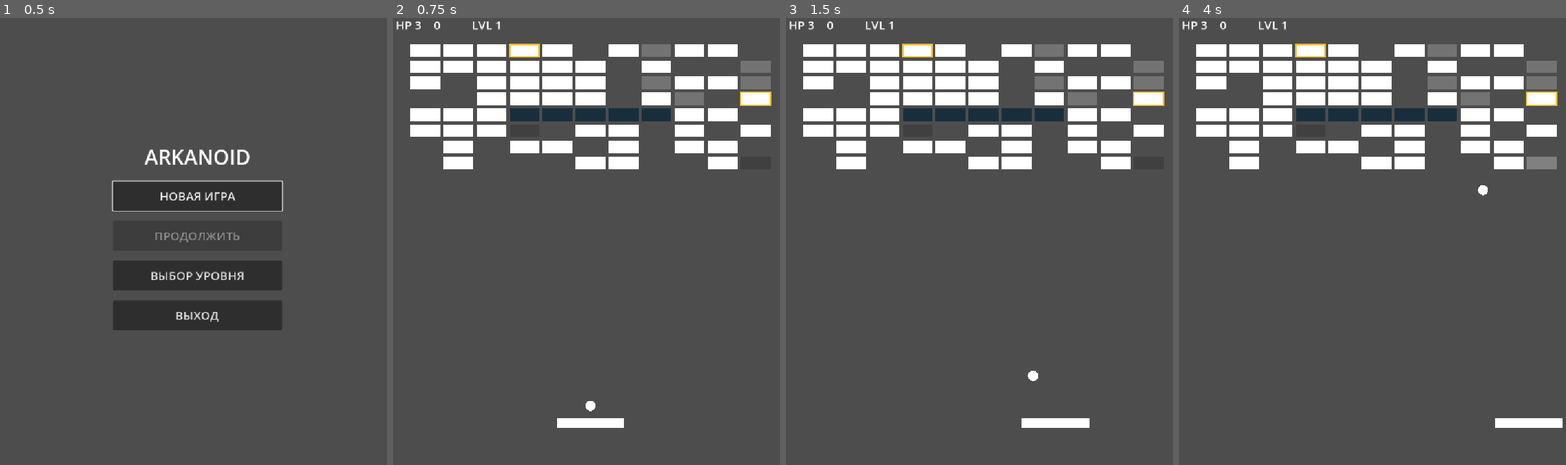
Above: before the commit, frames 1-4 (left to right).
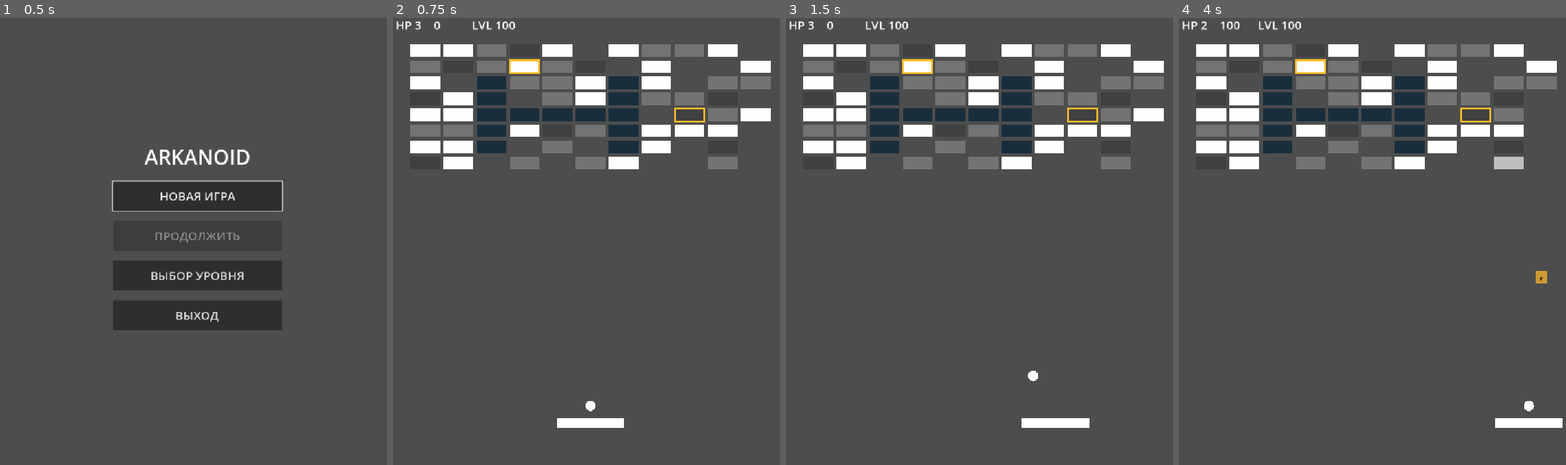
Above: after the commit, the same moments.

Repository: Ardarik421/arkanoid
Game: Godot game, scene res://scenes/main_menu.tscn
Same seed, same stepped clock (60 frames per second), same inputs: the game is played once before the commit and once after it.
Inputs (mouse positions are in pixels of both pictures, inside the frame that each line leads up to):
- Up to frame 1 (0.5 s): no input
- Up to frame 2 (0.75 s): click "НОВАЯ ИГРА" at 0.5 s
- Up to frame 3 (1.5 s): tap Enter at 1.25 s; move the mouse to (1072, 214) at 1.27 s; hold D (move_right) from 1.28 s (still down); tap Space (launch_ball) at 1.35 s
- Up to frame 4 (4 s): move the mouse to (1295, 259) at 2.02 s; release D (move_right) at 2.03 s; hold A (move_left) 2.03-2.78 s; tap Space (launch_ball) at 2.1, 2.85, 3.6 s; move the mouse to (1418, 134) at 2.77 s; hold D (move_right) from 2.78 s (still down); move the mouse to (1357, 326) at 3.52 s

Frame 1 is identical in both runs. In frame 2, 11% of the frame differs, in the area x 4-98%, y 0-34%; in frame 3, 11%; in frame 4, 11%, in the area x 4-98%, y 0-88%.

Commit message:
Поправили кривую сложности

Diff:
--- a/scenes/main.gd
+++ b/scenes/main.gd
@@ -895,48 +895,52 @@
 # =========================
 
 func get_three_hit_chance() -> float:
-	var difficulty = get_level_difficulty()
-	var chance: float = 0.03
-
-	match difficulty:
-		LevelDifficulty.BEGINNER:
-			chance = 0.03
-
-		LevelDifficulty.NORMAL:
-			chance = 0.07
-
-		LevelDifficulty.HARD:
-			chance = 0.12
-
-		LevelDifficulty.ADVANCED:
-			chance = 0.15
-
-	if current_level_style == LevelStyle.TOUGH:
-		chance += 0.10
-
-	return chance
+	var progress = clamp(
+		float(current_level - 1) / 99.0,
+		0.0,
+		1.0
+	)
+
+	var chance = lerp(0.01, 0.20, progress)
+
+	match current_level_style:
+		LevelStyle.TOUGH:
+			chance += 0.05
+
+		LevelStyle.MAZE:
+			chance -= 0.03
+
+		LevelStyle.DENSE:
+			chance -= 0.01
+
+		LevelStyle.SPARSE:
+			chance += 0.02
+
+	return clamp(chance, 0.0, 0.25)
 
 func get_two_hit_chance() -> float:
-	var difficulty = get_level_difficulty()
-	var chance: float = 0.12
-
-	match difficulty:
-		LevelDifficulty.BEGINNER:
-			chance = 0.12
-
-		LevelDifficulty.NORMAL:
-			chance = 0.20
-
-		LevelDifficulty.HARD:
-			chance = 0.28
-
-		LevelDifficulty.ADVANCED:
-			chance = 0.32
-
-	if current_level_style == LevelStyle.TOUGH:
-		chance += 0.15
-
-	return chance
+	var progress = clamp(
+		float(current_level - 1) / 99.0,
+		0.0,
+		1.0
+	)
+
+	var chance = lerp(0.10, 0.34, progress)
+
+	match current_level_style:
+		LevelStyle.TOUGH:
+			chance += 0.08
+
+		LevelStyle.MAZE:
+			chance -= 0.05
+
+		LevelStyle.DENSE:
+			chance -= 0.02
+
+		LevelStyle.SPARSE:
+			chance += 0.03
+
+	return clamp(chance, 0.05, 0.42)
 
 # =========================
 # НАСТРОЙКА СТРУКТУР УРОВНЯ
--- a/scenes/main.tscn
+++ b/scenes/main.tscn
@@ -22,9 +22,7 @@
 script = ExtResource("1_sugp2")
 brick_scene = ExtResource("3_sugp2")
 bonus_scene = ExtResource("5_tbgi4")
-test_start_level = 20
-use_test_level = false
-use_test_pattern = true
+test_start_level = 100
 test_pattern = 7
 
 [node name="Walls" type="Node2D" parent="." unique_id=1927932240]
